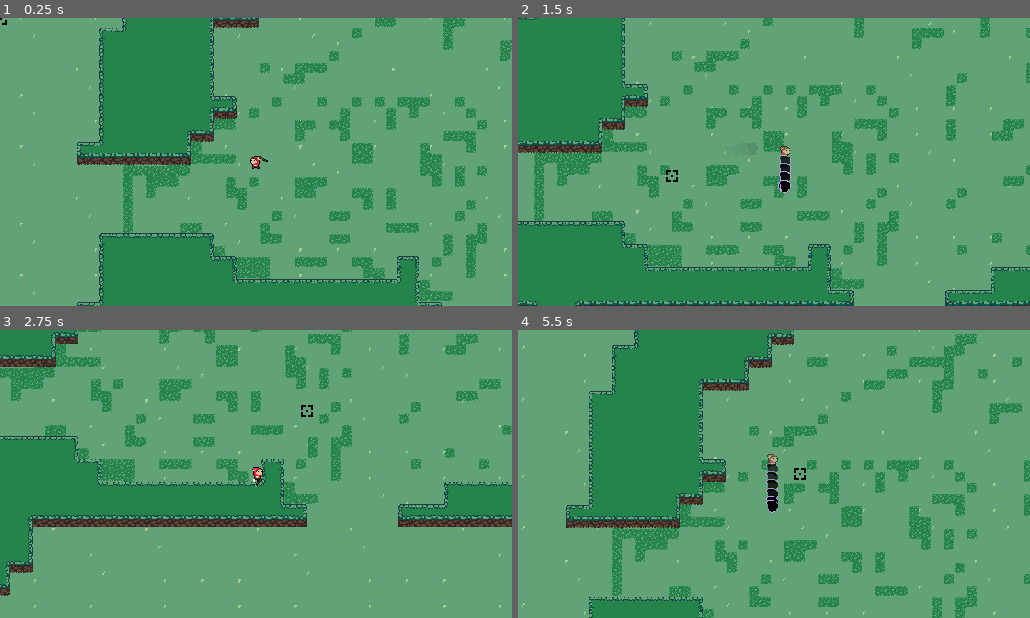
Above: before the commit, frames 1-4 (two rows, left to right).
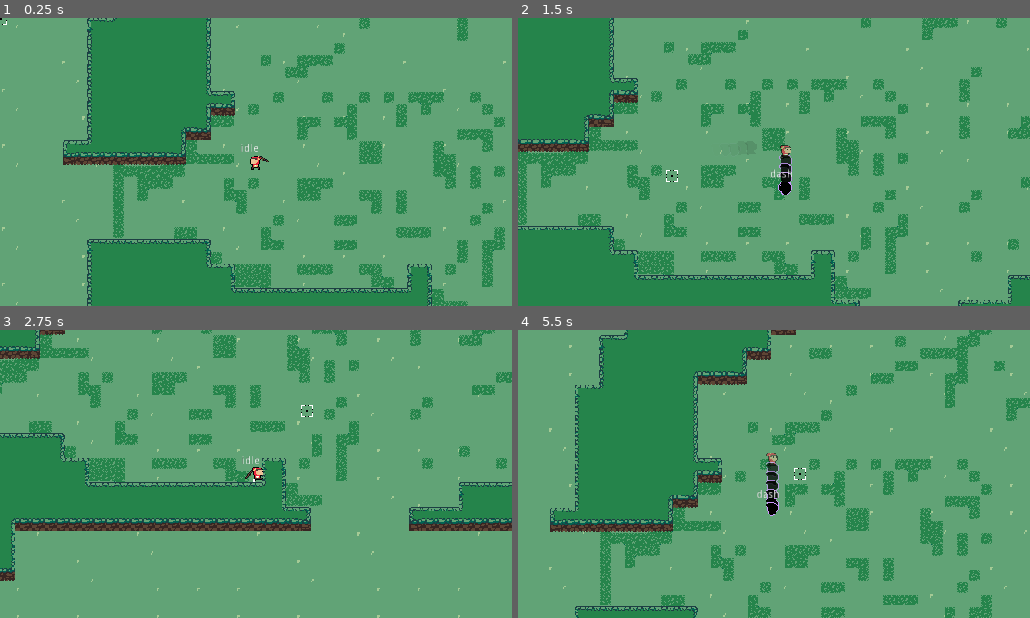
Above: after the commit, the same moments.

Repository: Boyquotes/Shadow
Game: Godot game, scene res://Worlds/Main World.tscn
Same seed, same stepped clock (60 frames per second), same inputs: the game is played once before the commit and once after it.
Inputs (mouse positions are in pixels of both pictures, inside the frame that each line leads up to):
- Up to frame 1 (0.25 s): no input
- Up to frame 2 (1.5 s): tap Enter at 0.5 s; move the mouse to (886, 147) at 0.52 s; press the mouse at (886, 147) at 0.53 s; hold D (move_right) 0.53-1.28 s; tap Space (dash) at 0.8, 1.35 s; move the mouse to (671, 176) at 1.27 s; release the mouse at (671, 176) at 1.28 s; hold S (move_down) from 1.28 s (still down)
- Up to frame 3 (2.75 s): right-click (153, 488) at 1.55 s; move the mouse to (307, 410) at 2.02 s; release S (move_down) at 2.03 s; hold D (move_right) from 2.03 s (still down); hold Right mouse button (secondary_attack) from 2.03 s (still down); click (307, 410) at 2.3 s
- Up to frame 4 (5.5 s): move the mouse to (748, 531) at 2.77 s; release D (move_right) at 2.78 s; release Right mouse button (secondary_attack) at 2.78 s; hold W (move_up) 2.78-3.53 s; click (748, 531) at 2.85 s; tap Space (dash) at 3.05, 5.3 s; move the mouse to (927, 517) at 3.52 s; hold Space (dash) 3.53-4.28 s; hold A (move_left) 3.53-5.03 s; right-click (927, 517) at 3.8 s; move the mouse to (620, 430) at 4.27 s; right-click (620, 430) at 4.35 s; click (620, 430) at 4.55 s; move the mouse to (799, 474) at 5.02 s; press the mouse at (799, 474) at 5.03 s; hold S (move_down) from 5.03 s (still down)

The runs differ from the first frame. In frame 1, 18% of the frame differs, in the area x 0-100%, y 0-100%; in frame 2, 19%; in frame 3, 16%; in frame 4, 18%.

Commit message:
Slash de-coupling

Diff:
--- a/Scenes/Player.tscn
+++ b/Scenes/Player.tscn
@@ -68,7 +68,6 @@
 hframes = 11
 
 [node name="StateLabel" type="Label" parent="."]
-visible = false
 margin_left = -20.25
 margin_top = -24.25
 margin_right = 19.75
--- /dev/null
+++ b/Scenes/Slash.gd
@@ -0,0 +1,22 @@
+extends Area2D
+var direction = Vector2()
+export var speed = 200
+
+func shoot(aim_position, gun_position):
+	global_position = gun_position
+	$Slash/AnimationPlayer.play("Slash")
+	direction = (aim_position - gun_position).normalized()
+	rotation = direction.angle()
+
+func _process(delta):
+	position += direction * speed * delta
+
+func _on_Slash_body_entered(body):
+	queue_free()
+
+func _collision_on():
+	$CollisionPolygon2D.disabled = false
+
+func delete_projectile():
+	$CollisionPolygon2D.disabled = true
+	queue_free()
--- a/Scenes/Slash.tscn
+++ b/Scenes/Slash.tscn
@@ -1,6 +1,7 @@
-[gd_scene load_steps=3 format=2]
+[gd_scene load_steps=4 format=2]
 
 [ext_resource path="res://Art/Character Sprites/Slash_Test-Sheet.png" type="Texture" id=1]
+[ext_resource path="res://Scenes/Slash.gd" type="Script" id=2]
 
 [sub_resource type="Animation" id=1]
 resource_name = "Slash"
@@ -17,13 +18,38 @@
 "update": 1,
 "values": [ 0, 1, 2, 3, 4, 5, 6, 7, 8 ]
 }
+tracks/1/type = "method"
+tracks/1/path = NodePath("..")
+tracks/1/interp = 1
+tracks/1/loop_wrap = true
+tracks/1/imported = false
+tracks/1/enabled = true
+tracks/1/keys = {
+"times": PoolRealArray( 0.03, 0.9 ),
+"transitions": PoolRealArray( 1, 1 ),
+"values": [ {
+"args": [  ],
+"method": "_collision_on"
+}, {
+"args": [  ],
+"method": "delete_projectile"
+} ]
+}
 
-[node name="Slash" type="Sprite"]
-position = Vector2( 32, -2 )
-rotation = 1.5708
+[node name="Area2D" type="Area2D"]
+script = ExtResource( 2 )
+
+[node name="Slash" type="Sprite" parent="."]
+position = Vector2( 27.9166, 0.250279 )
+scale = Vector2( 0.7, 0.7 )
 texture = ExtResource( 1 )
 hframes = 9
 
-[node name="AnimationPlayer" type="AnimationPlayer" parent="."]
-playback_speed = 3.0
+[node name="AnimationPlayer" type="AnimationPlayer" parent="Slash"]
+playback_speed = 6.0
 anims/Slash = SubResource( 1 )
+
+[node name="CollisionPolygon2D" type="CollisionPolygon2D" parent="."]
+position = Vector2( 10, 1 )
+scale = Vector2( 0.7, 0.7 )
+polygon = PoolVector2Array( 6.80871, -25.1145, 16.6531, -28.2848, 30.1683, -28.1179, 42.6824, -26.6162, 58.4501, -11.5159, 58.5336, 3.58441, 51.1085, 17.0162, 29.5843, 25.1921, 7.89326, 22.5224, 5.72416, 18.0173, 20.5742, 15.8482, 28.7501, 11.51, 39.095, 5.67009, 42.0984, -1.83836, 38.3442, -12.0999, 27.5821, -16.9387, 16.9034, -21.2769, 4.6396, -22.0277 )
--- a/Scenes/Stick.tscn
+++ b/Scenes/Stick.tscn
@@ -7,3 +7,9 @@
 
 [node name="Sprite" parent="HandPivot/Hand" index="0"]
 texture = ExtResource( 1 )
+
+[node name="AttackBuffer" parent="." index="2"]
+wait_time = 3.0
+
+[node name="SecondaryAttackBuffer" parent="." index="3"]
+wait_time = 3.0
--- a/Scenes/Swipe.tscn
+++ b/Scenes/Swipe.tscn
@@ -2,7 +2,6 @@
 
 [ext_resource path="res://Art/Character Sprites/Ranged_swipe-Sheet.png" type="Texture" id=1]
 [ext_resource path="res://Scripts/Swipe.gd" type="Script" id=2]
-
 
 [sub_resource type="Animation" id=1]
 resource_name = "Swipe"
--- a/Scenes/Sword.tscn
+++ b/Scenes/Sword.tscn
@@ -1,7 +1,6 @@
-[gd_scene load_steps=7 format=2]
+[gd_scene load_steps=6 format=2]
 
 [ext_resource path="res://Scripts/Sword.gd" type="Script" id=1]
-[ext_resource path="res://Scenes/Slash.tscn" type="PackedScene" id=2]
 [ext_resource path="res://Scripts/DamageArea.gd" type="Script" id=3]
 [ext_resource path="res://Art/Character Sprites/Test_Sword.png" type="Texture" id=4]
 [ext_resource path="res://Art/Character Sprites/hand.png" type="Texture" id=5]
@@ -23,12 +22,6 @@
 rotation = 1.5708
 texture = ExtResource( 4 )
 
-[node name="Slash" parent="HandPivot/Hand/Sprite" instance=ExtResource( 2 )]
-visible = false
-position = Vector2( -16.9999, 12.0001 )
-rotation = -2.00713
-scale = Vector2( 1, -1 )
-
 [node name="DamageArea" type="Area2D" parent="HandPivot/Hand/Sprite"]
 position = Vector2( -1.99995, 15 )
 rotation = -1.5708
@@ -39,12 +32,6 @@
 shape = SubResource( 1 )
 disabled = true
 
-[node name="CollisionPolygon2D" type="CollisionPolygon2D" parent="HandPivot/Hand/Sprite/DamageArea"]
-position = Vector2( -10, -3 )
-rotation = -0.436332
-polygon = PoolVector2Array( -3, -18, 12, -17, 22, -10, 22, 1, 22, 3, 31, 12, 38, 6, 41, 0, 41, -7, 37, -13, 31, -19, 19, -23, 2, -22, -5, -19 )
-disabled = true
-
 [node name="AttackTween" type="Tween" parent="."]
 
 [node name="AttackBuffer" type="Timer" parent="."]
--- a/Scripts/Player.gd
+++ b/Scripts/Player.gd
@@ -8,7 +8,7 @@
 var last_step = 0
 
 ##Character Info
-
+onready var statemachine = $StateMachine
 
 #TWEENS
 onready var dash_tween = $Tweens/DashTween
@@ -48,9 +48,9 @@
 
 
 func _input(event):
-	if event.is_action_pressed("attack"):
+	if event.is_action_pressed("attack") && statemachine.can_attack():
 		weapon.attack()
-	elif event.is_action_pressed("secondary_attack"):
+	elif event.is_action_pressed("secondary_attack") && statemachine.can_attack():
 		weapon.secondary_attack()
 
 func _update_move_input():
--- a/Scripts/Slash.gd
+++ /dev/null
@@ -1,11 +0,0 @@
-extends Node2D
-
-onready var DirectionTrack = true
-
-func _flip_sprite():
-	if DirectionTrack == true :
-		$SlashNode.scale.x = -1
-		DirectionTrack = false
-	if DirectionTrack == false:
-		$SlashNode.scale.x = 1
-		DirectionTrack = true
--- a/Scripts/Sword.gd
+++ b/Scripts/Sword.gd
@@ -4,7 +4,6 @@
 signal attacked2
 signal attack_finished
 signal attack_finished2
-signal dash_finished
 
 #Weapon Variables
 onready var damage_area = $HandPivot/Hand/Sprite/DamageArea
@@ -21,19 +20,13 @@
 onready var sword_sprite = $HandPivot/Hand/Sprite
 
 #Slash Variables
-onready var slash_collision = $HandPivot/Hand/Sprite/DamageArea/CollisionPolygon2D
-onready var Ani_Slash = $HandPivot/Hand/Sprite/Slash/AnimationPlayer
-onready var SlashSprite = $HandPivot/Hand/Sprite/Slash
 var is_projectile_firing = false
 
 #Swipe Variables
 export var radius := 8.0
 
 func _ready():
-	connect("attacked", self, "_on_attacked")
-	connect("attack_finished", self, "_on_attack_finished")
-	connect("attacked2", self, "_on_attacked2")
-	connect("attacked_finished2", self, "on_attacked_finished2")
+	pass
 
 func aim_weapon():
 	var mouse_angle = (get_global_mouse_position() - hand_pivot.global_position).angle()
@@ -50,6 +43,11 @@
 			Tween.TRANS_CUBIC, Tween.EASE_OUT)
 		attack_tween.interpolate_callback(self, attack_duration, "_on_attack_finished")
 		attack_tween.start()
+
+		var slash_instance = load("res://Scenes/Slash.tscn").instance()
+		slash_instance.shoot(get_global_mouse_position(), hand_pivot.global_position)
+		get_parent().owner.add_child(slash_instance)
+
 	else:
 		attack_buffer.start()
 
@@ -71,12 +69,10 @@
 		secondary_attack_buffer.start()
 
 func _on_attack_finished():
-	self.scale
+	emit_signal("attack_finished")
 	attack_tween.set_active(false)
 	attack_direction = -attack_direction
-	SlashSprite.hide()
 	damage_collision.disabled = true
-	slash_collision.disabled = true # disable
 
 	if attack_direction == 1:
 		sword_sprite.scale.x = 1
@@ -89,7 +85,6 @@
 
 func _on_attack_finished2():
 	emit_signal("attack_finished2")
-	self.scale
 	attack_tween.set_active(false)
 	is_projectile_firing = false
 	attack_direction = -attack_direction
@@ -121,11 +116,7 @@
 	return Transform2D(hand_angle, pos)
 
 func _on_attacked():
-	SlashSprite.show()
-	Ani_Slash.play("Slash")
-	##CHECK COLLISION ON SLASH LATER!!!
 	damage_collision.disabled = false
-	slash_collision.disabled = false # enable
 
 func _on_attacked2():
 	pass
--- a/Worlds/Main World.tscn
+++ b/Worlds/Main World.tscn
@@ -507,7 +507,7 @@
 [node name="Camera2D" type="Camera2D" parent="."]
 position = Vector2( 187.098, 91.9743 )
 current = true
-zoom = Vector2( 1.4, 1.4 )
+zoom = Vector2( 1.3, 1.3 )
 smoothing_enabled = true
 
 [node name="YSort" type="YSort" parent="."]
Binary file changed: Art/Character Sprites/Slash_Test-Sheet.aseprite
Binary file changed: Art/Character Sprites/Slash_Test-Sheet.png
Binary file changed: Art/Character Sprites/Slash_Test.aseprite
